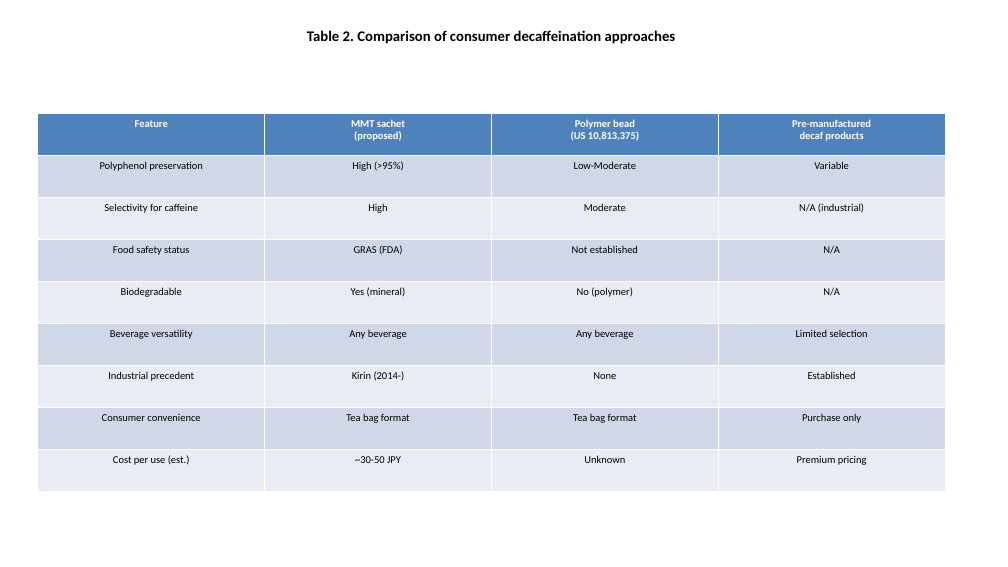
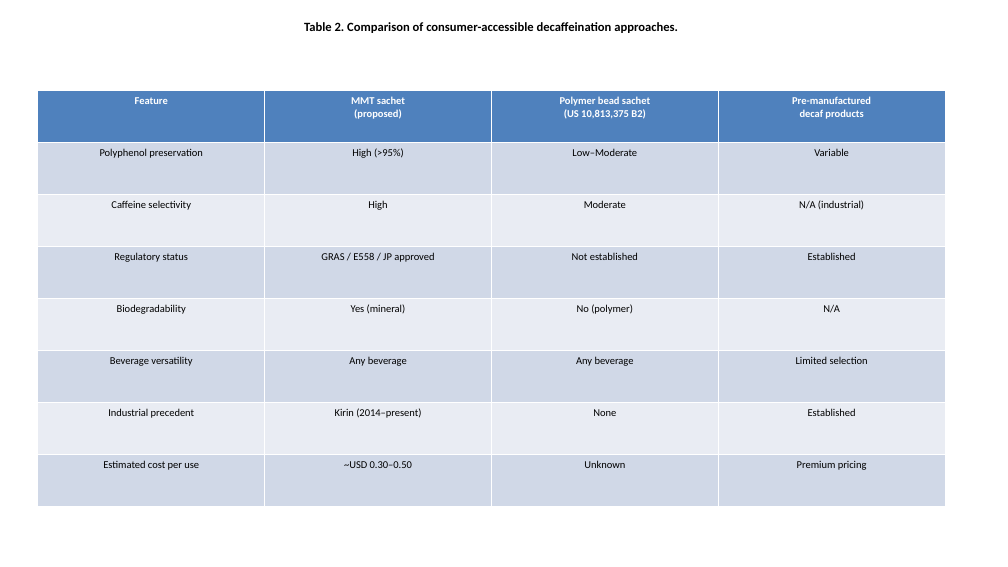
Before and after one commit to bougtoir/medical-accident-its-analysis, a slide deck: slide 5 of montmorillonite_decaf/figures_tables.pptx (slide 3 before the commit). Drawn at 1008x567 pixels with LibreOffice and Linux fonts; fonts in the diff are those of the drawing. Boxes give left, top, right and bottom in pixels: in the first picture for what was removed or moved away, otherwise in the second. Text is boxed around its words. In the diff, an @@ line names an element or a change of style, - is before the commit and + after.

```diff
--- a/montmorillonite_decaf/figures_tables.pptx
+++ b/montmorillonite_decaf/figures_tables.pptx
@@ text at [304,22,678,33]: text changed; size 14 to 12 pt @@
-Table 2. Comparison of consumer decaffeination approaches
+Table 2. Comparison of consumer-accessible decaffeination approaches.
@@ table at [38,91,945,507] @@
-row 1, column 3: Polymer bead / (US 10,813,375)
+row 1, column 3: Polymer bead sachet / (US 10,813,375 B2)
-row 2, column 3: Low-Moderate
+row 2, column 3: Low–Moderate
-row 3, column 1: Selectivity for caffeine
+row 3, column 1: Caffeine selectivity
-row 4: Food safety status | GRAS (FDA) | Not established | N/A
+row 4: Regulatory status | GRAS / E558 / JP approved | Not established | Established
-row 5, column 1: Biodegradable
+row 5, column 1: Biodegradability
-row 7: Industrial precedent | Kirin (2014-) | None | Established
-row 8: Consumer convenience | Tea bag format | Tea bag format | Purchase only
-row 9: Cost per use (est.) | ~30-50 JPY | Unknown | Premium pricing
+row 7: Industrial precedent | Kirin (2014–present) | None | Established
+row 8: Estimated cost per use | ~USD 0.30–0.50 | Unknown | Premium pricing
@@ table: place and size @@
-table at [38,113,945,492]
+table at [38,91,945,507]
```
Also in this commit, not shown: 1 other slide changed, 3 slides added, 1 slide removed, 3 other files.
